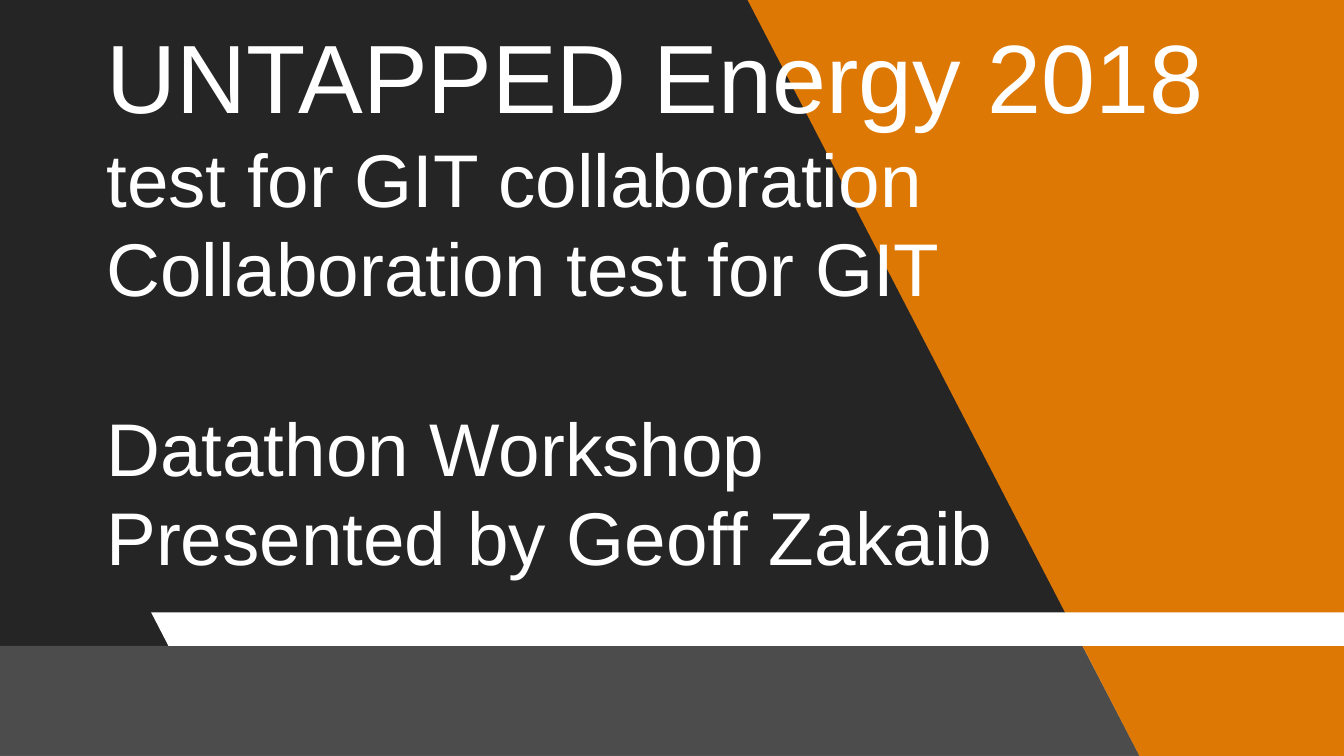
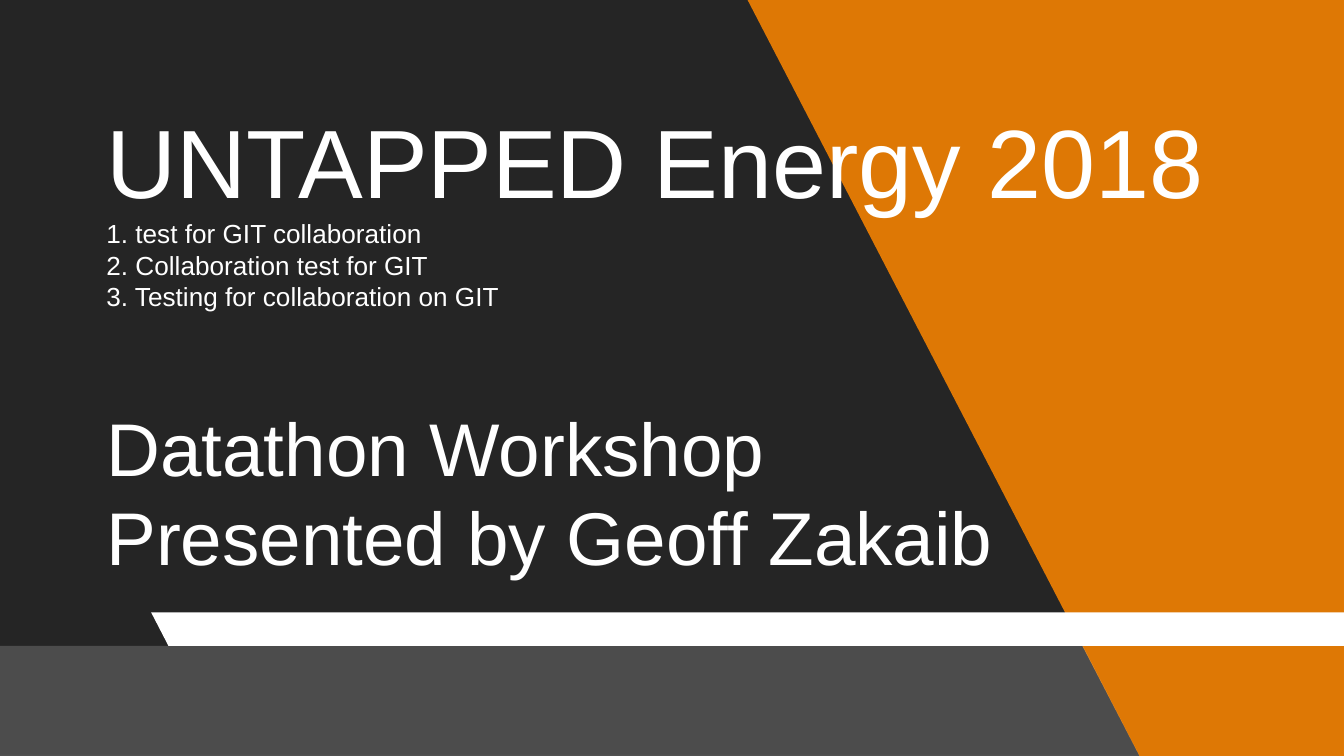
Before and after one commit to untapped-energy/data, a slide deck: slide 1 of contributed-data/1_aging_infrastructure/DO NOT USE - test files/Untapped 2018_Datathon Workshop_video.pptx. Drawn at 1344x756 pixels with LibreOffice and Linux fonts; fonts in the diff are those of the drawing; background and template pictures are left out; a plain dark background stands for a picture behind light text. Boxes give left, top, right and bottom in pixels: in the first picture for what was removed or moved away, otherwise in the second. Text is boxed around its words. In the diff, an @@ line names an element or a change of style, - is before the commit and + after.

Commit message:
test 5
test 5 - with 3 bullet points in title slide

```diff
--- a/contributed-data/1_aging_infrastructure/DO NOT USE - test files/Untapped 2018_Datathon Workshop_video.pptx
+++ b/contributed-data/1_aging_infrastructure/DO NOT USE - test files/Untapped 2018_Datathon Workshop_video.pptx
@@ text at (106, 121, 1204, 490): text changed; size 40 to 14 pt @@
-UNTAPPED Energy 2018
-test for GIT collaboration
-Collaboration test for GIT
-Datathon Workshop
+UNTAPPED Energy 2018
+1. test for GIT collaboration
+2. Collaboration test for GIT
+3. Testing for collaboration on GIT
+Datathon Workshop
```
